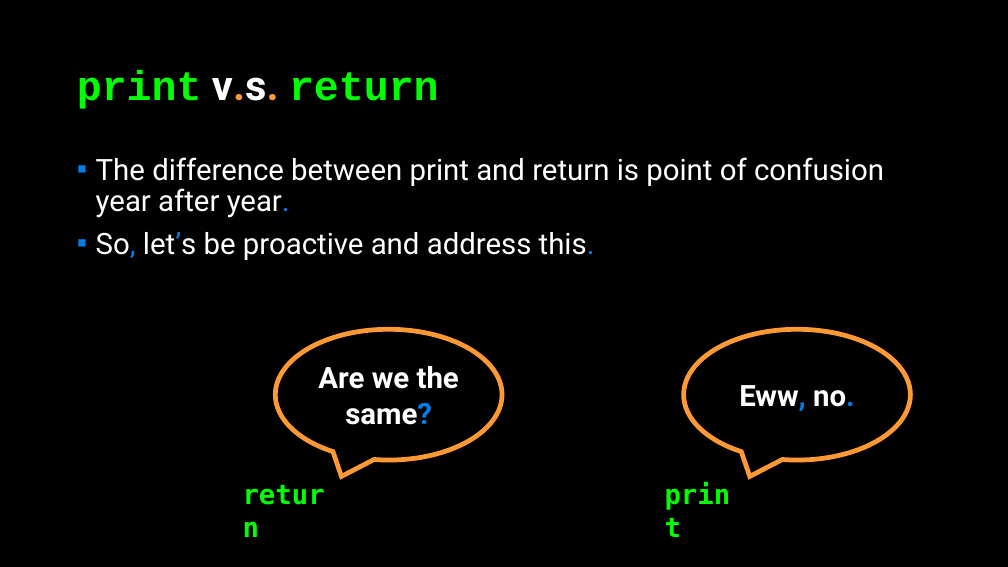
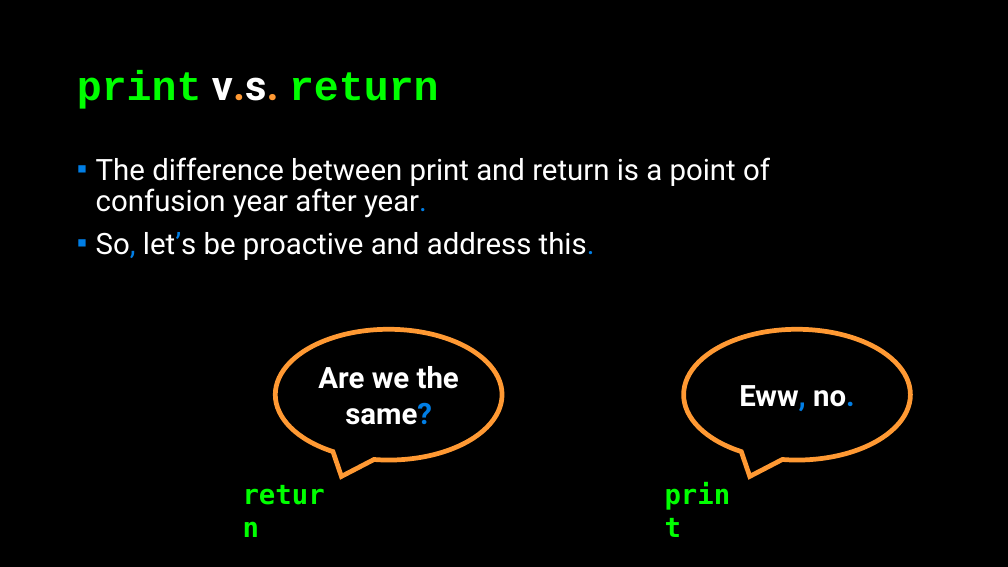
Before and after one commit to APS106/APS106-winter-2023-kinsella-goodfellow, a slide deck: slide 49 of lectures/week2/lecture2/slides/week2_lecture2.pptx. Drawn at 1008x567 pixels with LibreOffice and Linux fonts; fonts in the diff are those of the drawing; background and template pictures are left out. Boxes give left, top, right and bottom in pixels: in the first picture for what was removed or moved away, otherwise in the second. Text is boxed around its words. In the diff, an @@ line names an element or a change of style, - is before the commit and + after.

```diff
--- a/lectures/week2/lecture2/slides/week2_lecture2.pptx
+++ b/lectures/week2/lecture2/slides/week2_lecture2.pptx
@@ text at [96, 157, 770, 218]: text changed @@
-▪ The difference between print and return is point of confusion year after year.
+▪ The difference between print and return is a point of confusion year after year.
```
Also in this commit, not shown: 11 other files.
